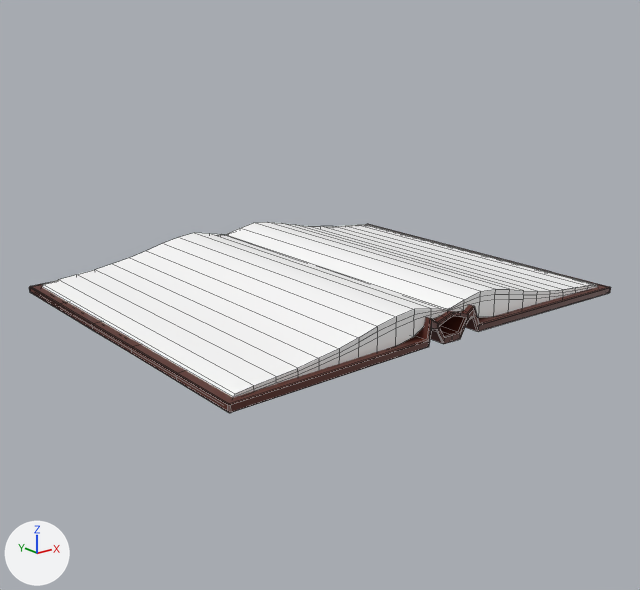
An edit to the FBX model data/model/room/fbx/Book.fbx, drawn before and after from the same camera.
One viewpoint serves both versions: a 50 mm camera at (-24.8, -31.0, 11.1) aimed at (-0.2, -0.3, -1.2). Lighting does not change. The marker at lower left points along +X, +Y and +Z. Mesh edges are drawn as thin lines. Where no turn or scale is listed for an object, it has been applied to the vertices.

Names of what the first picture shows: 'BookCover'.
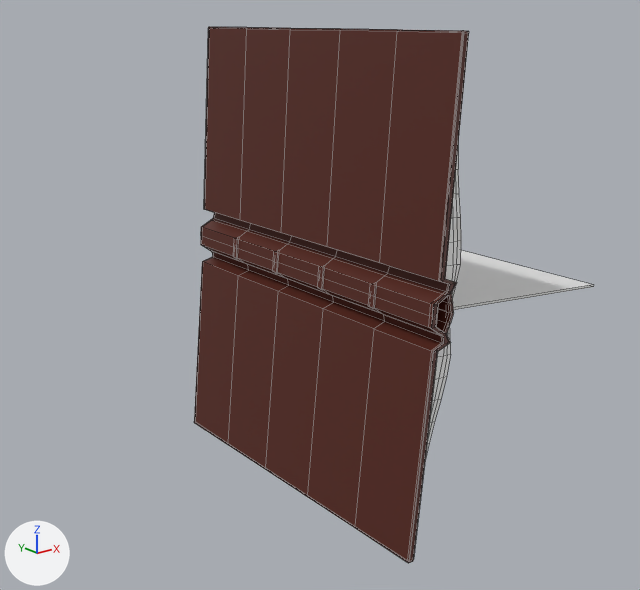
Pixel boxes [x1, y1, x2, y2] of what changed, in the pictures (640 x 590 px):
```json
{"object": "BookCover", "change": "surface changed, turned", "before": [29, 222, 611, 413], "after": [194, 27, 469, 563]}
{"object": "Page", "change": "unchanged, uncovered by the edit", "after": [452, 250, 593, 310]}
```

Scene script edits in JSON lines:
```json
{"op": "add", "block": "img_chapter1_png", "code": ["img_chapter1_png = load_image('chapter1.png', '../texture/chapter1.png', 2048, 2048, 'Non-Color')"]}
{"block": "mat_paper", "where": "n0 = _N.new('ShaderNodeBsdfPrincipled'); n0.name = 'Principled BSDF'"}
{"op": "remove", "block": "mat_paper", "code": "n0.inputs[0].default_value = (1.0, 1.0, 1.0, 1.0)  # 'Base Color', white #ffffff"}
{"op": "add", "block": "mat_paper", "code": "n2 = _N.new('ShaderNodeTexImage'); n2.name = 'Image Texture'"}
{"op": "add", "block": "mat_paper", "code": "n2.image = img_chapter1_png"}
{"op": "add", "block": "mat_paper", "code": "n3 = _N.new('ShaderNodeTexImage'); n3.name = 'Image Texture.001'"}
{"op": "add", "block": "mat_paper", "code": "n3.image = img_chapter1_png"}
{"op": "add", "block": "mat_paper", "code": "_L.new(n2.outputs[0], n0.inputs[0])  # 'Color' to 'Base Color'"}
{"op": "add", "block": "mat_paper", "code": "_L.new(n3.outputs[0], n0.inputs[4])  # 'Color' to 'Alpha'"}
{"op": "set", "path": "ob_bookcover.rotation_euler", "old": "(1.571, 0.0, 0.0)", "new": "(1.571, 1.658, 0.0)", "note": "degrees (90, 0, 0) -> degrees (90, 95, 0)"}
```
